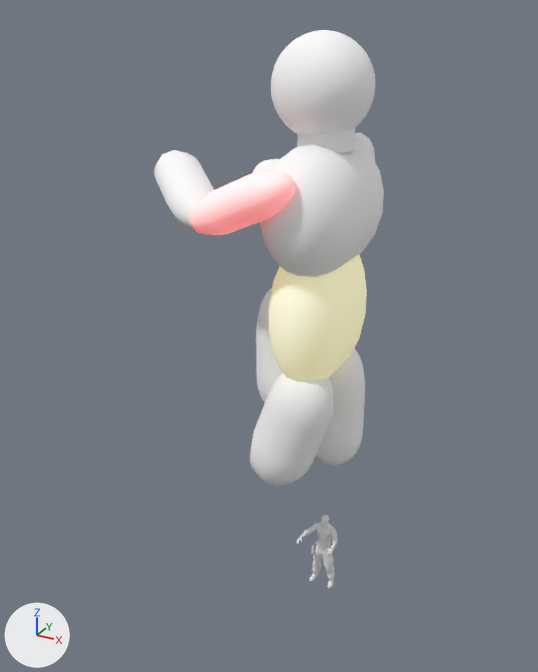
An edit to the glTF model static/models/fails/body.gltf, drawn before and after from the same camera.
Before and after are seen from a 50 mm camera at (5.48, -12.59, 12.15) aimed at (-1.5, 0.1, 5.81). Lighting does not change. The marker at lower left points along +X, +Y and +Z. Where no turn or scale is listed for an object, it has been applied to the vertices. Vertices at the same position are counted once.

Names of what the first picture shows: 'BEAR_body_1', 'BEAR_feet_2', 'Head', 'LeftArmLower', 'LeftArmUpper', 'LeftLegLower', 'LeftLegUpper', 'Neck', 'RightArmLower', 'RightArmUpper', 'RightLegUpper', 'Stomach', 'Thorax'.
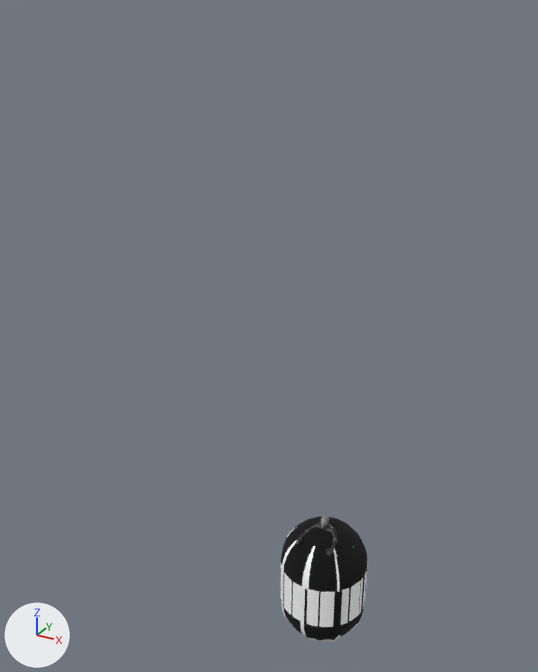
Location of each change, (x1, y1, x2, y2) in pixels of the pictures (538 x 672 px):
'Thorax', recoloured, moved, turned, rescaled
    before: (260, 141, 384, 277)
    after: (284, 516, 367, 607)
'Stomach', recoloured, surface changed, moved, turned, rescaled
    before: (269, 254, 367, 381)
    after: (280, 540, 366, 640)
'Head', moved, rescaled (not visible afterwards)
    before: (271, 30, 375, 135)
'LeftLegUpper', moved, turned, rescaled (not visible afterwards)
    before: (250, 373, 333, 486)
'LeftArmUpper', recoloured, surface changed, moved, turned, rescaled
    before: (190, 170, 295, 235)
    after: (304, 545, 365, 640)
'RightLegUpper', moved, rescaled (not visible afterwards)
    before: (315, 348, 365, 466)
'Neck', moved, rescaled (53% wider, 150% taller)
    before: (298, 128, 355, 153)
    after: (280, 563, 368, 627)
'LeftArmLower', moved, turned, rescaled
    before: (154, 150, 214, 229)
    after: (304, 546, 340, 633)
'LeftLegLower', moved, rescaled
    before: (256, 288, 283, 403)
    after: (305, 624, 357, 642)
'BEAR_body_1', recoloured
    both: (296, 522, 338, 556)
'RightArmUpper', moved, turned, rescaled
    before: (355, 133, 375, 161)
    after: (281, 529, 306, 637)
'RightArmLower', moved, turned, rescaled
    before: (253, 159, 280, 173)
    after: (282, 527, 314, 634)
part 1 of me_bear_feet_2, rebuilt (not visible afterwards)
    before: (312, 542, 322, 575)
part 2 of me_bear_feet_2, rebuilt (not visible afterwards)
    before: (321, 545, 335, 588)
part 3 of me_bear_feet_2, deleted
    before: (309, 573, 319, 582)

The change, as a list of edits to the scene's bpy script:
```text
Change mat_material_0:
    mat_material_0.base_color: (1.0, 1.0, 1.0) -> (0.0, 0.0, 0.0)  # white #ffffff -> black #000000
Change mat_material_1:
    mat_material_1.base_color: (1.0, 1.0, 1.0) -> (0.0, 0.0, 0.0)  # white #ffffff -> black #000000
    remove mat_material_1.emission_color = (0.584, 0.0123, 0.0123)  # red #c91d1d
    remove mat_material_1.emission_strength = 1.0
Change mat_material_2:
    mat_material_2.base_color: (1.0, 1.0, 1.0) -> (0.0, 0.0, 0.0)  # white #ffffff -> black #000000
    remove mat_material_2.emission_color = (0.266, 0.235, 0.00561)  # yellow #8d8511
    remove mat_material_2.emission_strength = 1.0
Change me_bear_body_1:
    where me_bear_body_1.from_pydata(...)  # 2102 vertices, 3447 faces; spans x -0.435..0.435, y -0.615..0.154, z 1.075..1.647
    add me_bear_body_1.materials.append(mat_material_001)  # picture img_tshirt_bear_turtleneck_g__16825225
Change me_bear_feet_2:
    remove me_bear_feet_2.from_pydata(...)  # 1803 vertices, 3107 faces; spans x -0.293..0.286, y -0.177..0.146, z 0.0..1.106
    add me_bear_feet_2.from_pydata(...)  # 1798 vertices, 3107 faces; spans x -0.297..0.283, y -0.175..0.147, z -0.004..1.102
    me_bear_feet_2 part 1: the loose piece of 671 vertices spanning x -0.286..0.001, y -0.155..0.146, z 0.121..1.105 is rebuilt with 805 vertices and now spans x -0.29..-0.003, y -0.175..0.147, z -0.004..1.101, in mat_material_002 (picture img_pants_bear_srvv_g__16825242)
    me_bear_feet_2 part 2: the loose piece of 665 vertices spanning x -0.006..0.286, y -0.177..0.145, z 0.0..1.106 is rebuilt with 664 vertices and now spans x -0.009..0.283, y -0.175..0.147, z -0.004..1.102, in mat_material_002 (picture img_pants_bear_srvv_g__16825242)
    me_bear_feet_2 part 3: the loose piece of 138 vertices spanning x -0.286..-0.146, y -0.177..0.12, z 0.0..0.144 is deleted
    add me_bear_feet_2.materials.append(mat_material_002)  # picture img_pants_bear_srvv_g__16825242
Change ob_thorax:
    ob_thorax.rotation_euler: (1.571, 0.0, 0.0) -> (0.0, 0.0, 0.0)  # degrees (90, 0, 0) -> degrees (0, 0, 0)
    ob_thorax.scale: (0.9, 1.2, 1.0) -> (1.0, 1.0, 1.0)
    ob_thorax.location: (-0.13, -0.33, 8.83) -> (0.0, 0.0, 0.01)
Change ob_leftarmupper:
    ob_leftarmupper.rotation_euler: (0.0, -2.007, -0.175) -> (0.0, 0.0, 0.0)  # degrees (0, -115, -10) -> degrees (0, 0, 0)
    ob_leftarmupper.scale: (0.4, 0.5, 0.8) -> (1.0, 1.0, 1.0)
    ob_leftarmupper.location: (-1.07, -1.7, 9.06) -> (0.01, -0.02, -0.01)
Change ob_stomach:
    ob_stomach.rotation_euler: (1.571, 0.0, 0.0) -> (0.0, 0.0, 0.0)  # degrees (90, 0, 0) -> degrees (0, 0, 0)
    ob_stomach.scale: (0.75, 1.5, 0.85) -> (1.0, 1.0, 1.0)
    ob_stomach.location: (-0.18, -0.29, 6.81) -> (0.0, 0.0, 0.01)
Change ob_leftarmlower:
    ob_leftarmlower.rotation_euler: (0.0, -1.222, -0.698) -> (0.0, 0.0, 0.0)  # degrees (0, -70, -40) -> degrees (0, 0, 0)
    ob_leftarmlower.scale: (0.4, 0.5, 0.8) -> (1.0, 1.0, 1.0)
    ob_leftarmlower.location: (-2.67, -1.0, 9.02) -> (0.01, -0.02, 0.0)
Change ob_rightarmupper:
    ob_rightarmupper.rotation_euler: (-2.788, 0.164, 0.0602) -> (0.0, 0.0, 0.0)  # degrees (-160, 9.4, 3.4) -> degrees (0, 0, 0)
    ob_rightarmupper.scale: (0.4, 0.5, 0.8) -> (1.0, 1.0, 1.0)
    ob_rightarmupper.location: (-0.25, 1.35, 8.85) -> (-0.01, -0.02, -0.01)
Change ob_rightarmlower:
    ob_rightarmlower.rotation_euler: (1.098, -0.29, -0.849) -> (0.0, 0.0, 0.0)  # degrees (63, -17, -49) -> degrees (0, 0, 0)
    ob_rightarmlower.scale: (0.4, 0.5, 0.8) -> (1.0, 1.0, 1.0)
    ob_rightarmlower.location: (-1.27, 1.26, 8.6) -> (-0.01, -0.02, 0.0)
Change ob_rightlegupper:
    ob_rightlegupper.scale: (0.7, 0.6, 1.0) -> (1.0, 1.0, 1.0)
    ob_rightlegupper.location: (-0.12, 0.49, 4.35) -> (-0.01, 0.0, -0.03)
Change ob_leftlegupper:
    ob_leftlegupper.rotation_euler: (0.0, 0.349, 0.0) -> (0.0, 0.0, 0.0)  # degrees (0, 20, 0) -> degrees (0, 0, 0)
    ob_leftlegupper.scale: (0.7, 0.6, 1.0) -> (1.0, 1.0, 1.0)
    ob_leftlegupper.location: (-0.42, -0.95, 4.43) -> (0.01, 0.0, -0.03)
Change ob_leftleglower:
    ob_leftleglower.scale: (0.7, 0.6, 1.0) -> (1.0, 1.0, 1.0)
    ob_leftleglower.location: (-1.01, -0.01, 5.6) -> (0.0, 0.0, -0.05)
Change ob_neck:
    ob_neck.scale: (0.5, 0.5, 0.5) -> (1.0, 1.0, 1.0)
    ob_neck.location: (-0.11, -0.34, 10.14) -> (0.0, 0.0, 0.01)
Change ob_head:
    ob_head.scale: (0.9, 0.9, 0.9) -> (1.0, 1.0, 1.0)
    ob_head.location: (-0.21, -0.32, 10.92) -> (0.0, 0.0, 0.01)
Change ob_rightleglower:
    ob_rightleglower.scale: (0.0724, 0.0878, 0.166) -> (1.0, 1.0, 1.0)
```
